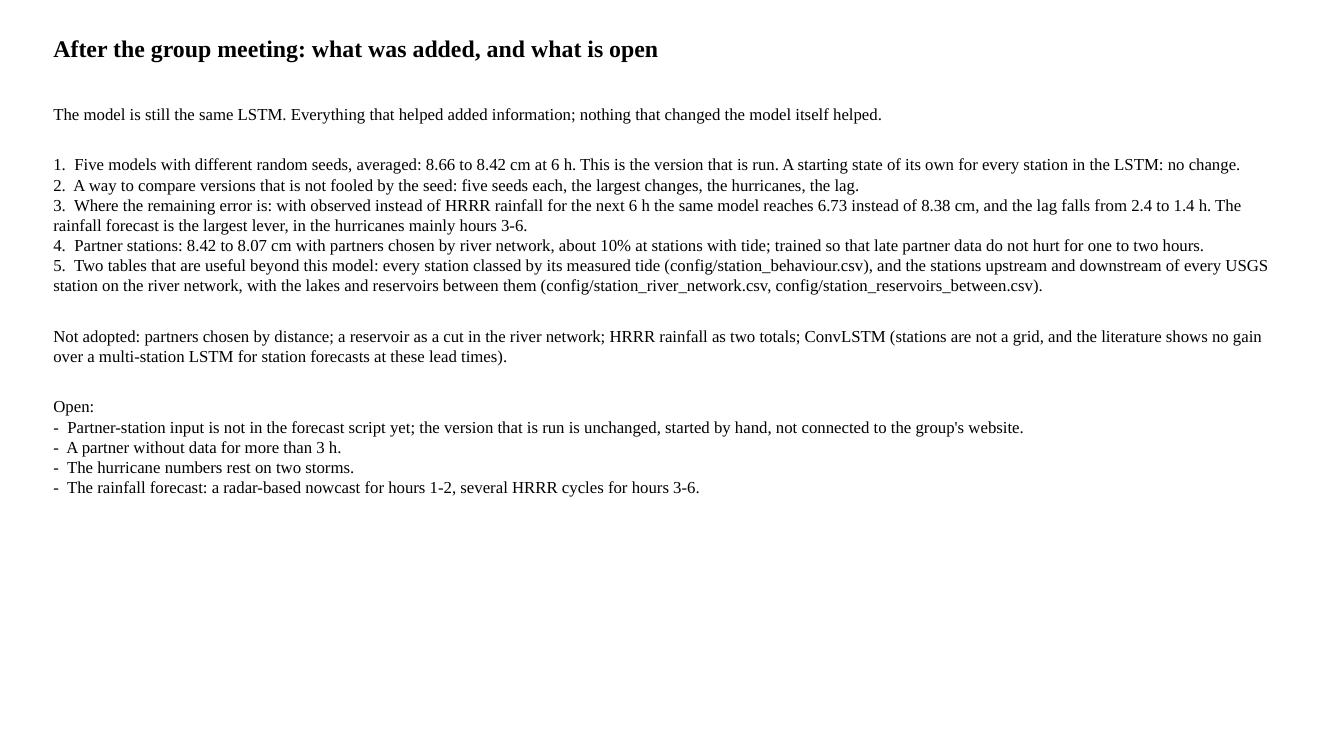
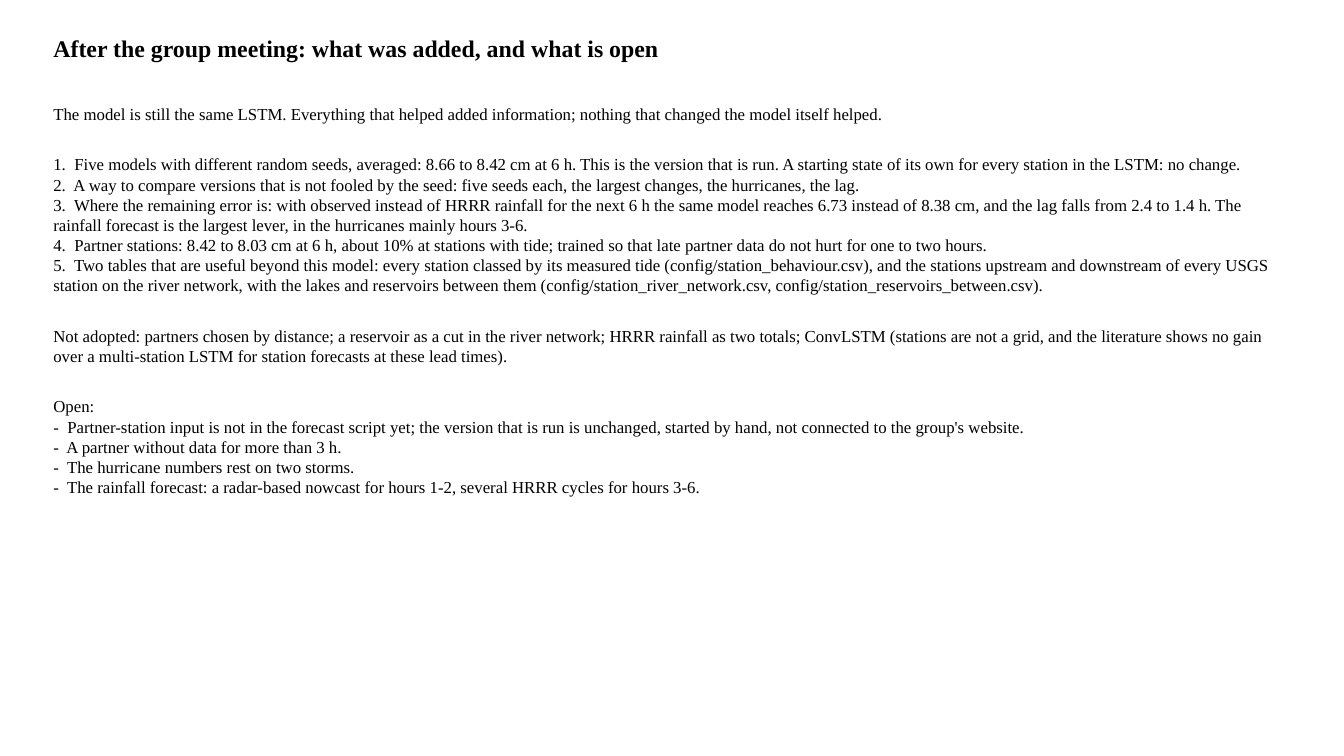
Before and after one commit to LaurenW1997/subdomainLSTM, a slide deck: slide 24 of deliverables/17_versions/version_comparison.pptx. Drawn at 1344x756 pixels with LibreOffice and Linux fonts; fonts in the diff are those of the drawing. Boxes give left, top, right and bottom in pixels: in the first picture for what was removed or moved away, otherwise in the second. Text is boxed around its words. In the diff, an @@ line names an element or a change of style, - is before the commit and + after.

```diff
--- a/deliverables/17_versions/version_comparison.pptx
+++ b/deliverables/17_versions/version_comparison.pptx
@@ text at bbox=[53, 239, 986, 255]: text changed @@
-4. Partner stations: 8.42 to 8.07 cm with partners chosen by river network, about 10% at stations with tide; trained so that late partner data do not hurt for one to two hours.
+4. Partner stations: 8.42 to 8.03 cm at 6 h, about 10% at stations with tide; trained so that late partner data do not hurt for one to two hours.
```
Also in this commit, not shown: 2 other slides changed, 1 other file.
